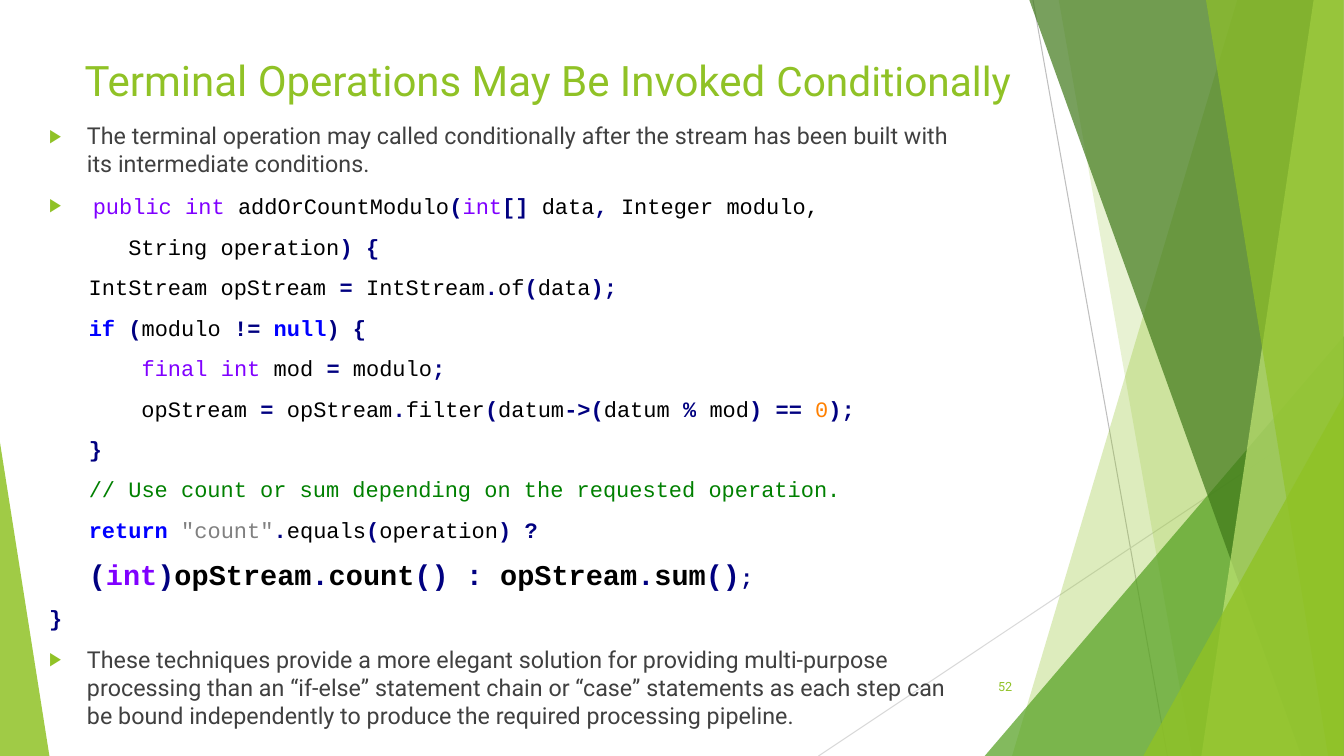
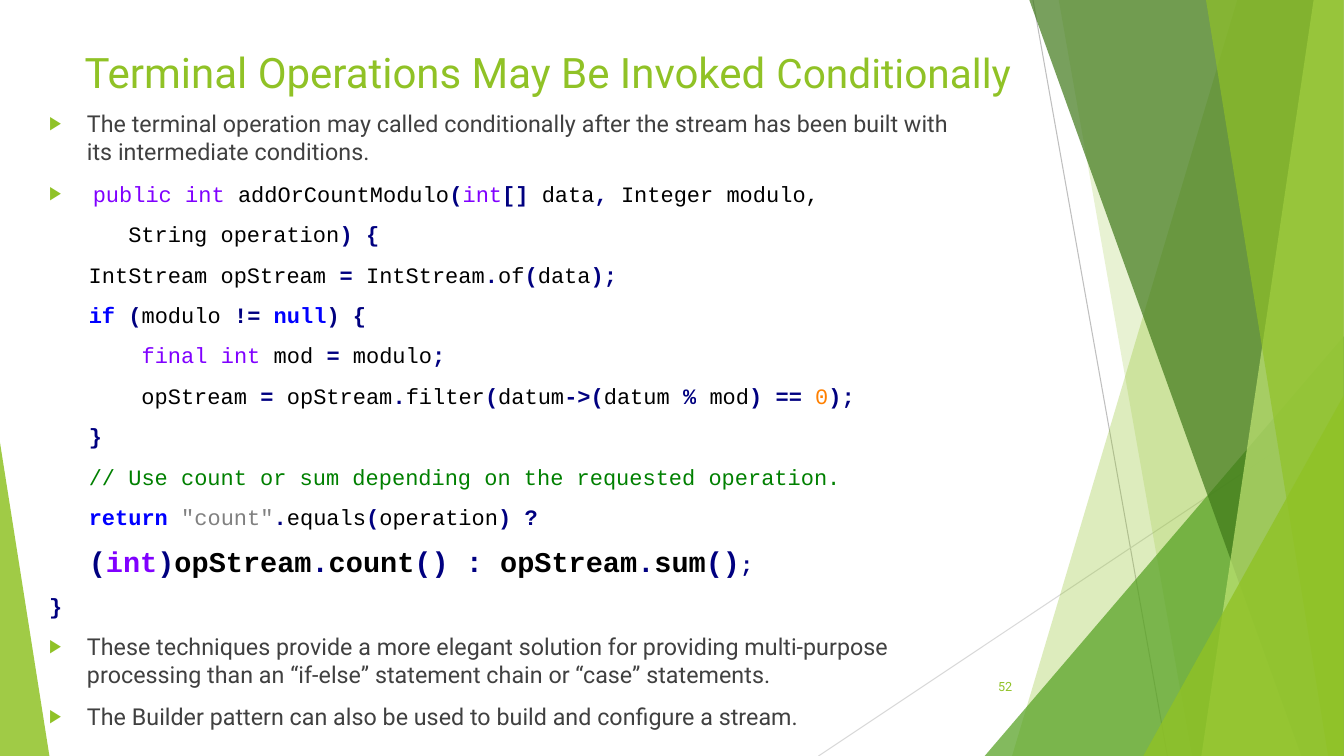
Before and after one commit to RichardRoda/2017-CodePaLOUsa-Lambda, a slide deck: slide 52 of Learning to Love the Lambda in the Stream.pptx. Drawn at 1344x756 pixels with LibreOffice and Linux fonts; fonts in the diff are those of the drawing. Boxes give left, top, right and bottom in pixels: in the first picture for what was removed or moved away, otherwise in the second. Text is boxed around its words. In the diff, an @@ line names an element or a change of style, - is before the commit and + after.

Commit message:
Add bullet point for creating a stream using a builder.  Clean up the sorted intermediate function and add explication for a stable sort as a sub-bullet point.  Add a citation for the execute around and loan patterns.

```diff
--- a/Learning to Love the Lambda in the Stream.pptx
+++ b/Learning to Love the Lambda in the Stream.pptx
@@ title "Terminal Operations May Be Invoked ...": place and size @@
-title "Terminal Operations May Be Invoked ..." at [85, 64, 1010, 105]
+title "Terminal Operations May Be Invoked ..." at [85, 56, 1010, 97]
@@ text "The terminal operation may called ...": place and size @@
-text "The terminal operation may called ..." at [87, 126, 948, 729]
+text "The terminal operation may called ..." at [87, 114, 948, 725]
@@ text at [87, 637, 887, 725]: text changed @@
-▶ These techniques provide a more elegant solution for providing multi-purpose processing than an “if-else” statement chain or “case” statements as each step can be bound independently to produce the required processing pipeline.
+▶ These techniques provide a more elegant solution for providing multi-purpose processing than an “if-else” statement chain or “case” statements.
+▶ The Builder pattern can also be used to build and configure a stream.
```
Also in this commit, not shown: 2 other slides changed, 1 other file.
